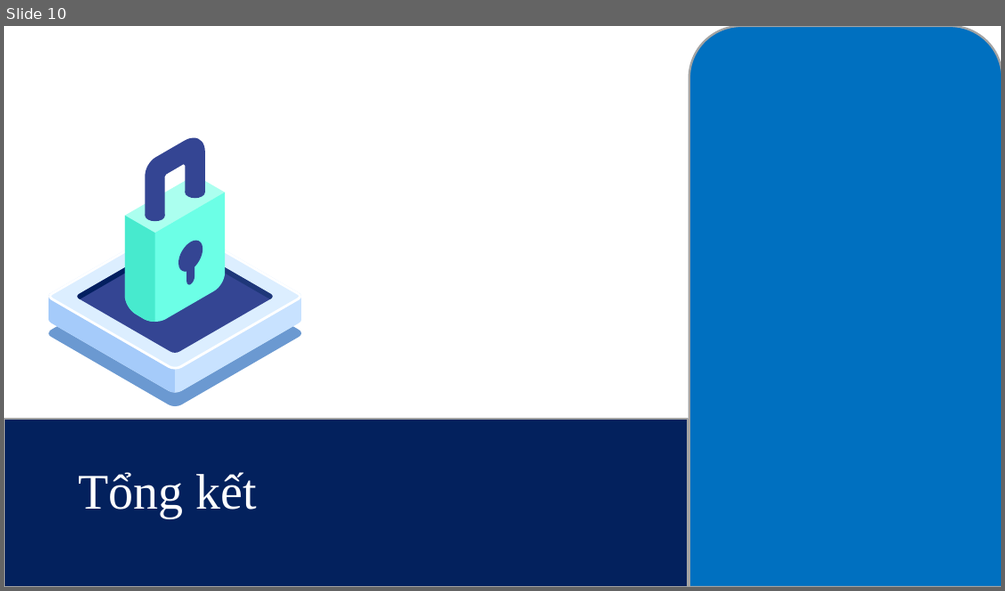
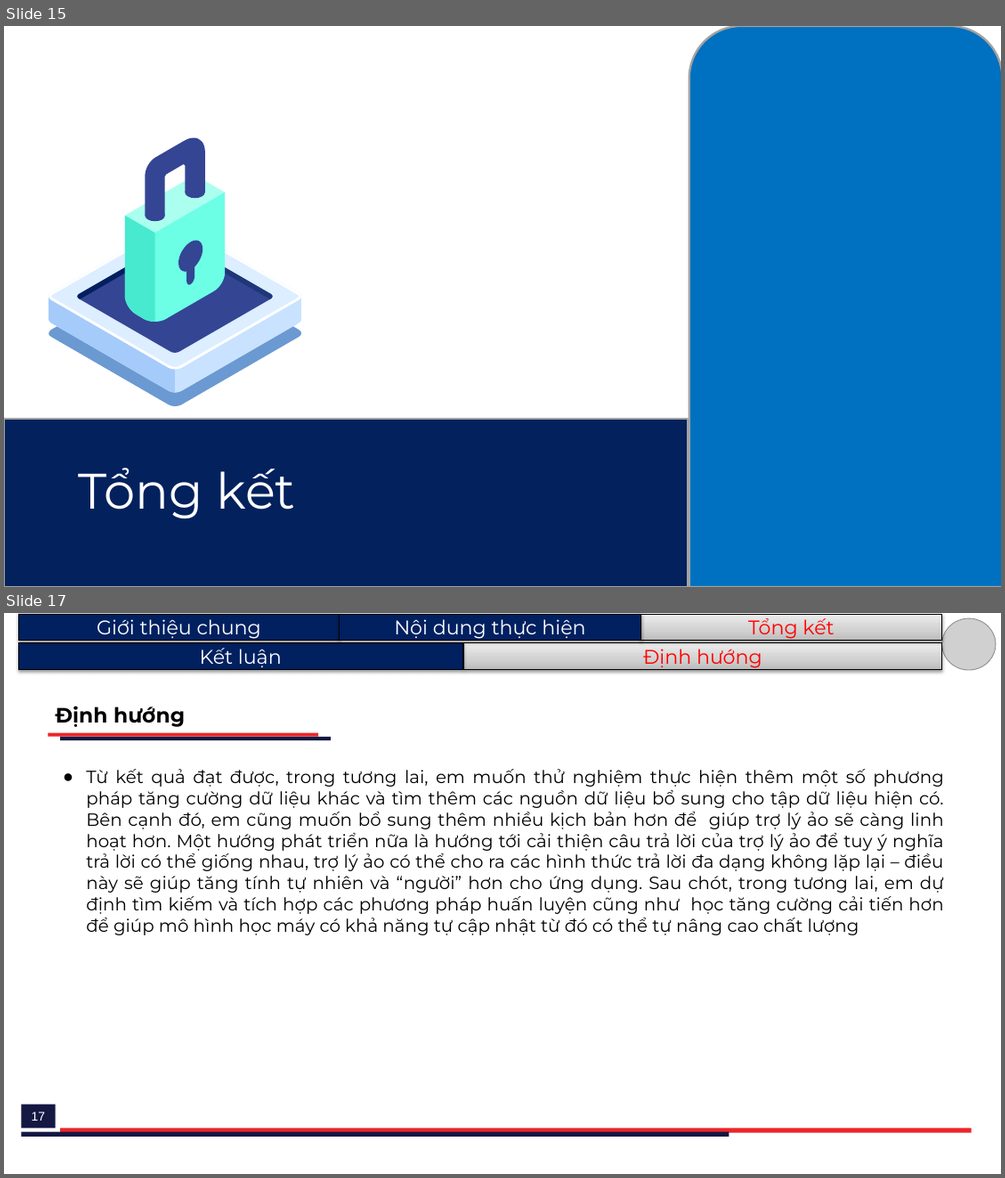
Before and after one commit to H4ll3y/Rasa-Consultant, a slide deck: doc/A37134_LeQuangHuy.pptx. Shown one above the other, each under a label of ours: slide 10 before the commit, slides 15 and 17 after it; the slides between them are not shown. The pictures are 1005x591 and 1005x1178 pixels, drawn with LibreOffice and Linux fonts; fonts in the diff are those of the drawing; grey boxes stand for pictures. Boxes give left, top, right and bottom in pixels: in the first picture for what was removed or moved away, otherwise in the second. Text is boxed around its words. In the diff, an @@ line names an element or a change of style, - is before the commit and + after.

```diff
--- a/doc/A37134_LeQuangHuy.pptx
+++ b/doc/A37134_LeQuangHuy.pptx
@@ slide 17 added at (4,613,1001,1174), background #FFFFFF @@
@@ rectangle added at (18,614,339,640), fill #002060, outline #000000 0.75 pt, 19 pt, text #FFFFFF @@
+Giới thiệu chung
@@ rectangle added at (340,614,641,640), fill #002060, outline #000000 0.75 pt, 19 pt, text #FFFFFF @@
+Nội dung thực hiện
@@ rectangle added at (641,614,942,640), fill gradient #BDBDBD to #D1D1D1 to #EEEEEE, outline #000000 0.75 pt, 19 pt, text #FF0000 @@
+Tổng kết
@@ picture added at (942,618,995,670) @@
@@ rectangle added at (18,643,462,669), fill #002060, outline #000000 0.75 pt, 19 pt, text #FFFFFF @@
+Kết luận
@@ rectangle added at (464,643,942,669), fill gradient #BDBDBD to #D1D1D1 to #EEEEEE, outline #000000 0.75 pt, 19 pt, text #FF0000 @@
+Định hướng
@@ text added at (56,706,185,727), 20 pt, text #000000, bold @@
+Định hướng
@@ rectangle added at (48,732,319,737), fill #ED2429 @@
@@ rectangle added at (60,737,331,740), fill #141842 @@
@@ text added at (86,769,944,935), 17 pt, text #000000 @@
+● Từ kết quả đạt được, trong tương lai, em muốn thử nghiệm thực hiện thêm một số phương pháp tăng cường dữ liệu khác và tìm thêm các nguồn dữ liệu bổ sung cho tập dữ liệu hiện có. Bên cạnh đó, em cũng muốn bổ sung thêm nhiều kịch bản hơn để giúp trợ lý ảo sẽ càng linh hoạt hơn. Một hướng phát triển nữa là hướng tới cải thiện câu trả lời của trợ lý ảo để tuy ý nghĩa trả lời có thể giống nhau, trợ lý ảo có thể cho ra các hình thức trả lời đa dạng không lặp lại – điều này sẽ giúp tăng tính tự nhiên và “người” hơn cho ứng dụng. Sau chót, trong tương lai, em dự định tìm kiếm và tích hợp các phương pháp huấn luyện cũng như học tăng cường cải tiến hơn để giúp mô hình học máy có khả năng tự cập nhật từ đó có thể tự nâng cao chất lượng
@@ rectangle added at (21,1104,56,1128), fill #141842 @@
@@ page number added at (32,1111,46,1120), 12 pt, text #FFFFFF @@
+17
@@ rectangle added at (21,1132,729,1136), fill #141842 @@
@@ rectangle added at (60,1128,971,1133), fill #ED2429 @@
@@ what was slide 10 is now slide 15 @@
@@ slide 15 changed as well @@
@@ text "Tổng kết" at (79,467,296,518): font Times New Roman to Montserrat @@
```
Also in this commit, not shown: 9 other slides changed, 7 other slides added, 3 slides removed, 2 other files.
